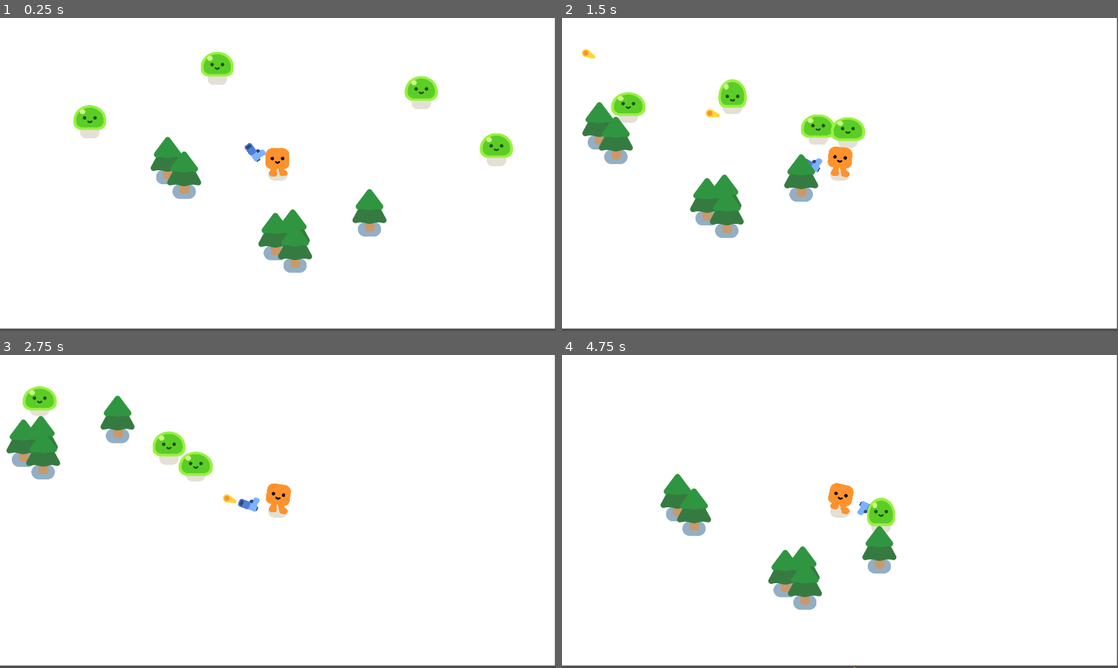
Above: before the commit, frames 1-4 (two rows, left to right).
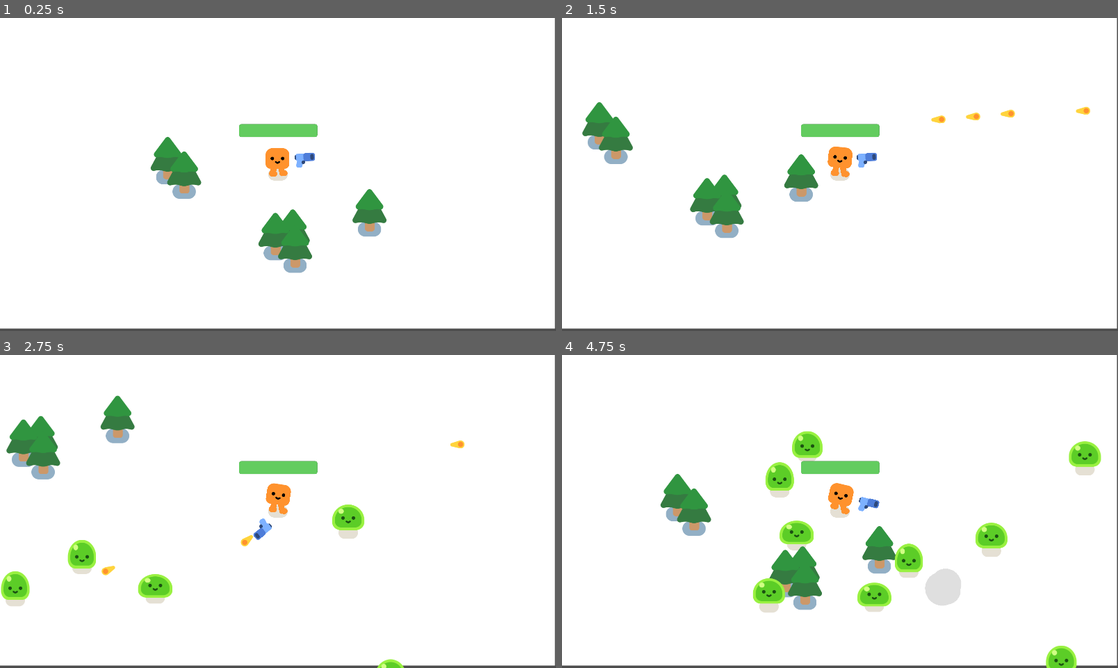
Above: after the commit, the same moments.

Repository: Snayff/godot_vampire_survivors_tutorial
Game: Godot game, scene res://game.tscn
Two runs of this game, one before a commit and one after it. Both use one fixed random seed, a clock stepped at 60 frames per second and the inputs below.
Inputs:
- Up to frame 1 (0.25 s): no input
- Up to frame 2 (1.5 s): hold D (move_right) 0.53-1.28 s; hold S (move_down) from 1.28 s (still down)
- Up to frame 3 (2.75 s): release S (move_down) at 2.03 s; hold D (move_right) from 2.03 s (still down)
- Up to frame 4 (4.75 s): release D (move_right) at 2.78 s; hold W (move_up) 2.78-3.53 s; hold A (move_left) from 3.53 s (still down)

The runs differ from the first frame. In frame 1, 2.8% of the frame differs, in the area x 13-93%, y 10-48%; in frame 2, 2.4%; in frame 3, 4.4%; in frame 4, 5.8%, in the area x 34-97%, y 24-100%.
Error before the commit: Attempt to call function 'get_overlapping_bodies' in base 'null instance' on a null instance. (res://player.gd:16)

Commit message:
added game over

Diff:
--- /dev/null
+++ b/game.gd
@@ -0,0 +1,16 @@
+extends Node2D
+
+func spawn_mob() -> void:
+	var new_mob: Node = preload("res://mob.tscn").instantiate()
+	%PathFollow2D.progress_ratio = randf()
+	new_mob.global_position = %PathFollow2D.global_position
+	add_child(new_mob)
+
+
+func _on_timer_timeout() -> void:
+	spawn_mob()
+
+
+func _on_player_health_depleted() -> void:
+	%GameOver.visible = true
+	get_tree().paused = true
--- a/game.tscn
+++ b/game.tscn
@@ -1,11 +1,18 @@
-[gd_scene load_steps=4 format=3 uid="uid://d3xho3oghqoql"]
+[gd_scene load_steps=5 format=3 uid="uid://d3xho3oghqoql"]
 
 [ext_resource type="PackedScene" uid="uid://jck0vju1omxg" path="res://player.tscn" id="1_implw"]
+[ext_resource type="Script" path="res://game.gd" id="1_k2fih"]
 [ext_resource type="PackedScene" uid="uid://bpg8kyo886fqy" path="res://trees/pine_tree.tscn" id="2_nklm6"]
-[ext_resource type="PackedScene" uid="uid://cml4r0b73kh8y" path="res://mob.tscn" id="3_kspym"]
+
+[sub_resource type="Curve2D" id="Curve2D_fq41h"]
+_data = {
+"points": PackedVector2Array(0, 0, 0, 0, -372, -413, 0, 0, 0, 0, 2366, -438, 0, 0, 0, 0, 2342, 1740, 0, 0, 0, 0, 972, 1713, 0, 0, 0, 0, -398, 1716, 0, 0, 0, 0, -372, -410, 0, 0, 0, 0, -372, -413)
+}
+point_count = 7
 
 [node name="Game" type="Node2D"]
 y_sort_enabled = true
+script = ExtResource("1_k2fih")
 
 [node name="CanvasLayer" type="CanvasLayer" parent="."]
 layer = -1
@@ -16,6 +23,15 @@
 
 [node name="Player" parent="." instance=ExtResource("1_implw")]
 position = Vector2(937, 558)
+
+[node name="Path2D" type="Path2D" parent="Player"]
+position = Vector2(-937, -558)
+curve = SubResource("Curve2D_fq41h")
+
+[node name="PathFollow2D" type="PathFollow2D" parent="Player/Path2D"]
+unique_name_in_owner = true
+position = Vector2(-372, -413)
+rotation = -0.0091305
 
 [node name="PineTree" parent="." instance=ExtResource("2_nklm6")]
 position = Vector2(613, 624)
@@ -35,14 +51,37 @@
 [node name="PineTree6" parent="." instance=ExtResource("2_nklm6")]
 position = Vector2(556, 574)
 
-[node name="Mob" parent="." instance=ExtResource("3_kspym")]
-position = Vector2(687, 165)
+[node name="Timer" type="Timer" parent="."]
+wait_time = 0.3
+autostart = true
 
-[node name="Mob2" parent="." instance=ExtResource("3_kspym")]
-position = Vector2(1766, 504)
+[node name="GameOver" type="CanvasLayer" parent="."]
+unique_name_in_owner = true
+visible = false
 
-[node name="Mob3" parent="." instance=ExtResource("3_kspym")]
-position = Vector2(1499, 279)
+[node name="ColorRect" type="ColorRect" parent="GameOver"]
+anchors_preset = 15
+anchor_right = 1.0
+anchor_bottom = 1.0
+grow_horizontal = 2
+grow_vertical = 2
+color = Color(0, 0, 0, 0.686275)
 
-[node name="Mob4" parent="." instance=ExtResource("3_kspym")]
-position = Vector2(214, 396)
+[node name="Label" type="Label" parent="GameOver/ColorRect"]
+layout_mode = 1
+anchors_preset = 8
+anchor_left = 0.5
+anchor_top = 0.5
+anchor_right = 0.5
+anchor_bottom = 0.5
+offset_left = -43.5
+offset_top = -11.5
+offset_right = 43.5
+offset_bottom = 11.5
+grow_horizontal = 2
+grow_vertical = 2
+theme_override_font_sizes/font_size = 150
+text = "Game Over"
+
+[connection signal="health_depleted" from="Player" to="." method="_on_player_health_depleted"]
+[connection signal="timeout" from="Timer" to="." method="_on_timer_timeout"]
--- a/player.gd
+++ b/player.gd
@@ -1,4 +1,6 @@
 extends CharacterBody2D
+
+signal health_depleted
 
 var health: float = 100.0
 
@@ -16,6 +18,7 @@
 	var overlapping_mobs: Array[Node2D] = %HurtBox.get_overlapping_bodies()
 	if overlapping_mobs.size() > 0:
 		health -= overlapping_mobs.size() * DAMAGE_RATE * delta
+		%ProgressBar.value = health
 
 		if health <= 0.0:
-			pass
+			health_depleted.emit()
--- a/player.tscn
+++ b/player.tscn
@@ -9,6 +9,20 @@
 
 [sub_resource type="CircleShape2D" id="CircleShape2D_rjhck"]
 radius = 38.2099
+
+[sub_resource type="StyleBoxFlat" id="StyleBoxFlat_vbyfh"]
+bg_color = Color(0.152941, 0.168627, 0.188235, 1)
+corner_radius_top_left = 8
+corner_radius_top_right = 8
+corner_radius_bottom_right = 8
+corner_radius_bottom_left = 8
+
+[sub_resource type="StyleBoxFlat" id="StyleBoxFlat_ojms1"]
+bg_color = Color(0.388235, 0.8, 0.372549, 1)
+corner_radius_top_left = 8
+corner_radius_top_right = 8
+corner_radius_bottom_right = 8
+corner_radius_bottom_left = 8
 
 [node name="Player" type="CharacterBody2D"]
 platform_on_leave = 2
@@ -27,9 +41,21 @@
 position = Vector2(-1, -20)
 
 [node name="HurtBox" type="Area2D" parent="."]
+unique_name_in_owner = true
 collision_layer = 0
 collision_mask = 2
 
 [node name="CollisionShape2D" type="CollisionShape2D" parent="HurtBox"]
 shape = SubResource("CircleShape2D_rjhck")
 debug_color = Color(0.778335, 0.169062, 0.217037, 0.42)
+
+[node name="ProgressBar" type="ProgressBar" parent="."]
+unique_name_in_owner = true
+offset_left = -134.0
+offset_top = -174.0
+offset_right = 136.0
+offset_bottom = -129.0
+theme_override_styles/background = SubResource("StyleBoxFlat_vbyfh")
+theme_override_styles/fill = SubResource("StyleBoxFlat_ojms1")
+value = 100.0
+show_percentage = false
Not shown: 1 places in player.tscn that only renumber resources
